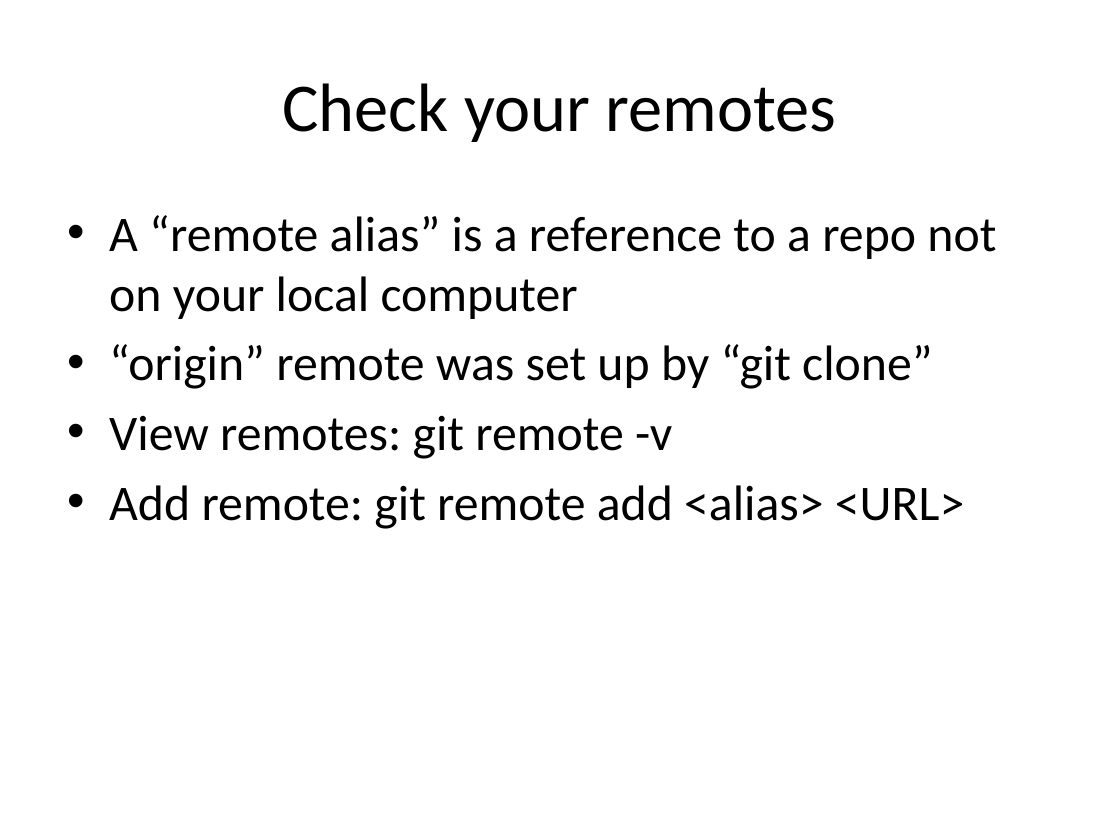
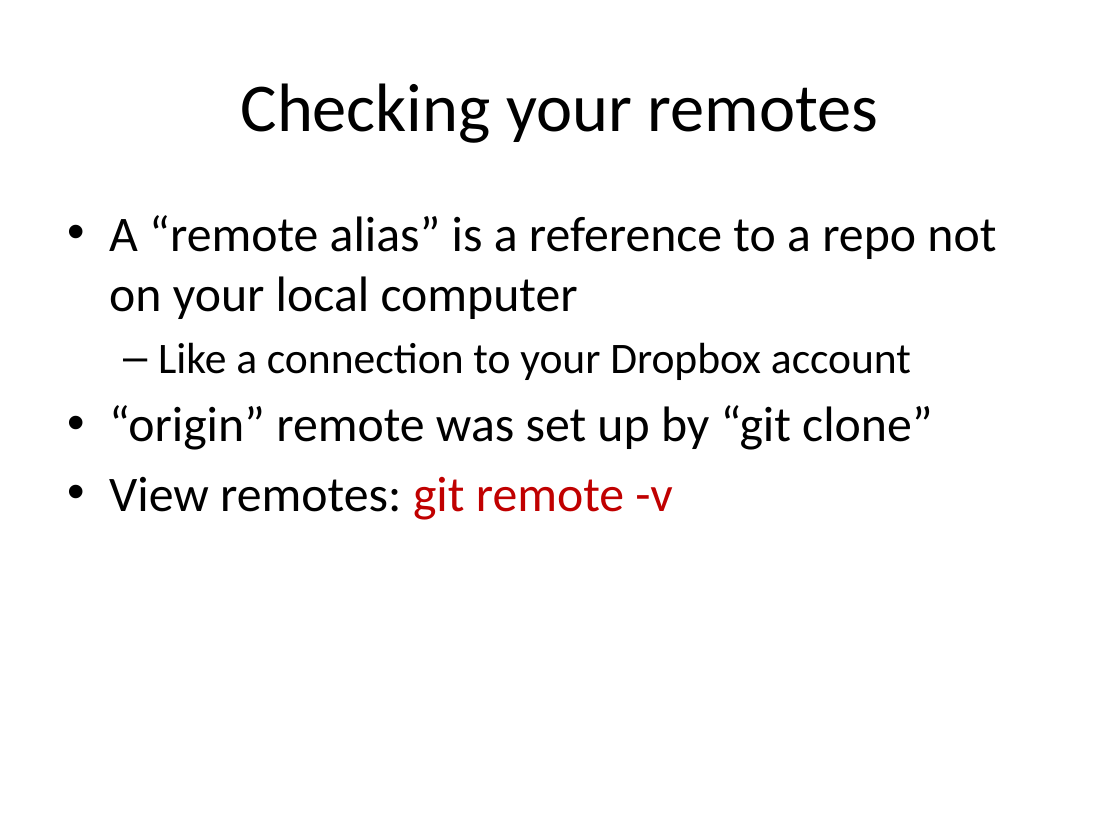
Before and after one commit to ajschumacher/gadsdc, a slide deck: slide 14 of 01-workflow/slides_git.pptx (slide 16 before the commit). Drawn at 1120x840 pixels with LibreOffice and Linux fonts; fonts in the diff are those of the drawing. Boxes give left, top, right and bottom in pixels: in the first picture for what was removed or moved away, otherwise in the second. Text is boxed around its words. In the diff, an @@ line names an element or a change of style, - is before the commit and + after.

```diff
--- a/01-workflow/slides_git.pptx
+++ b/01-workflow/slides_git.pptx
@@ title at bbox=[241, 83, 879, 143]: text changed @@
-Check your remotes
+Checking your remotes
@@ text at bbox=[158, 342, 911, 380]: paragraph added @@
+  – Like a connection to your Dropbox account
@@ text at bbox=[109, 476, 672, 520]: text colour #000000 to #C00000 in "git remote -v" @@
@@ text at bbox=[109, 485, 964, 529]: paragraph removed @@
-• Add remote: git remote add <alias> <URL>
```
Also in this commit, not shown: 21 other slides changed, 1 slide added, 2 slides removed, 1 other file.
